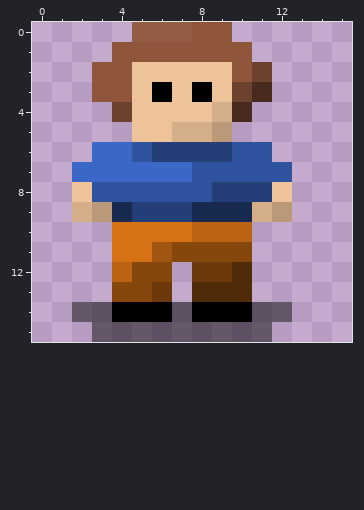
Pixel-art sprite: res/player/down.png. Above, as it was before the edit.
The file is 16x16 pixels.
After:
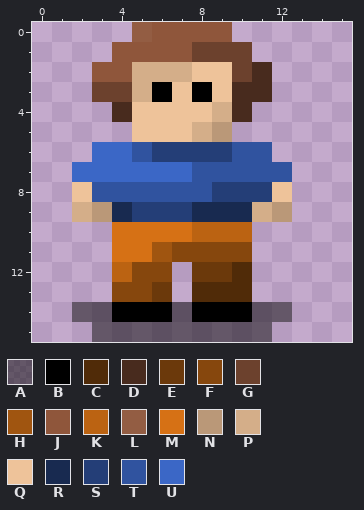
Palette (. is transparent): A #0000007d  B #000000  C #502b08  D #482b1e  E #6b390b  F #86470d  G #6c412d  H #a05510  J #8f563b  K #bb6312  L #935d43  M #d67115  N #ba9878  P #d4ae89  Q #eec39a  R #182a50  S #243e77  T #30539f  U #3b67c6
What changed:
@@ x 0..15 @@
- 0 .....LLLJJ......
- 1 ....JJJJJJJ.....
- 2 ...JJQQQQQJG....
- 3 ...JJQBQBQGD....
- 4 ....GQQQQPD.....
- 5 .....QQPPN......
+ 0 .....LJJJJ......
+ 1 ....JJJJGGG.....
+ 2 ...JJPPPQQGD....
+ 3 ...GGPBQBQDD....
+ 4 ....DQQQQPD.....
+ 5 .....QQQPN......
  6 ...UUTSSSSTT....
Pixel boxes of the changes (left, top, right, bottom) in both pictures:
changed: (92, 22, 272, 142)
